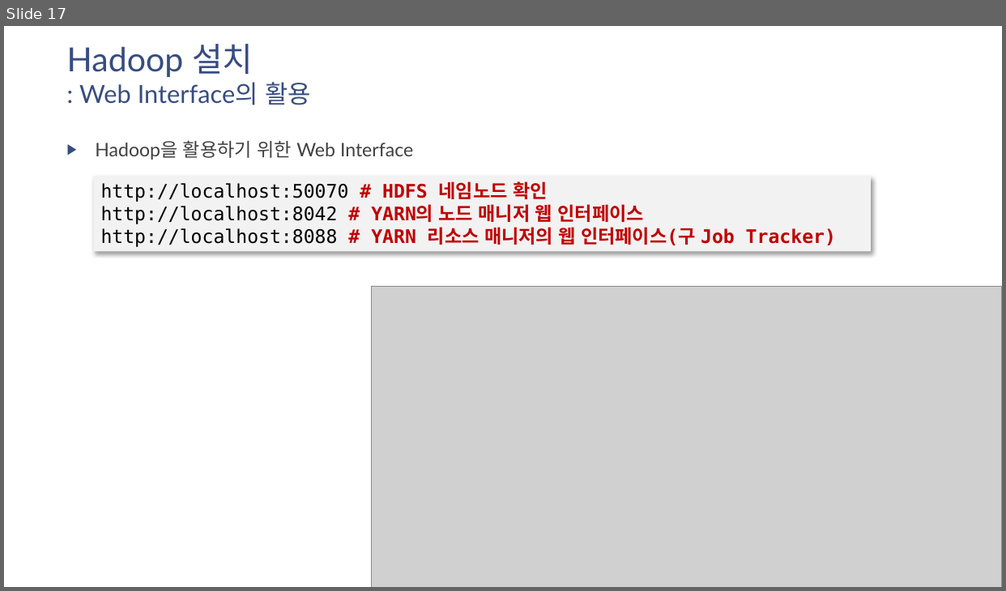
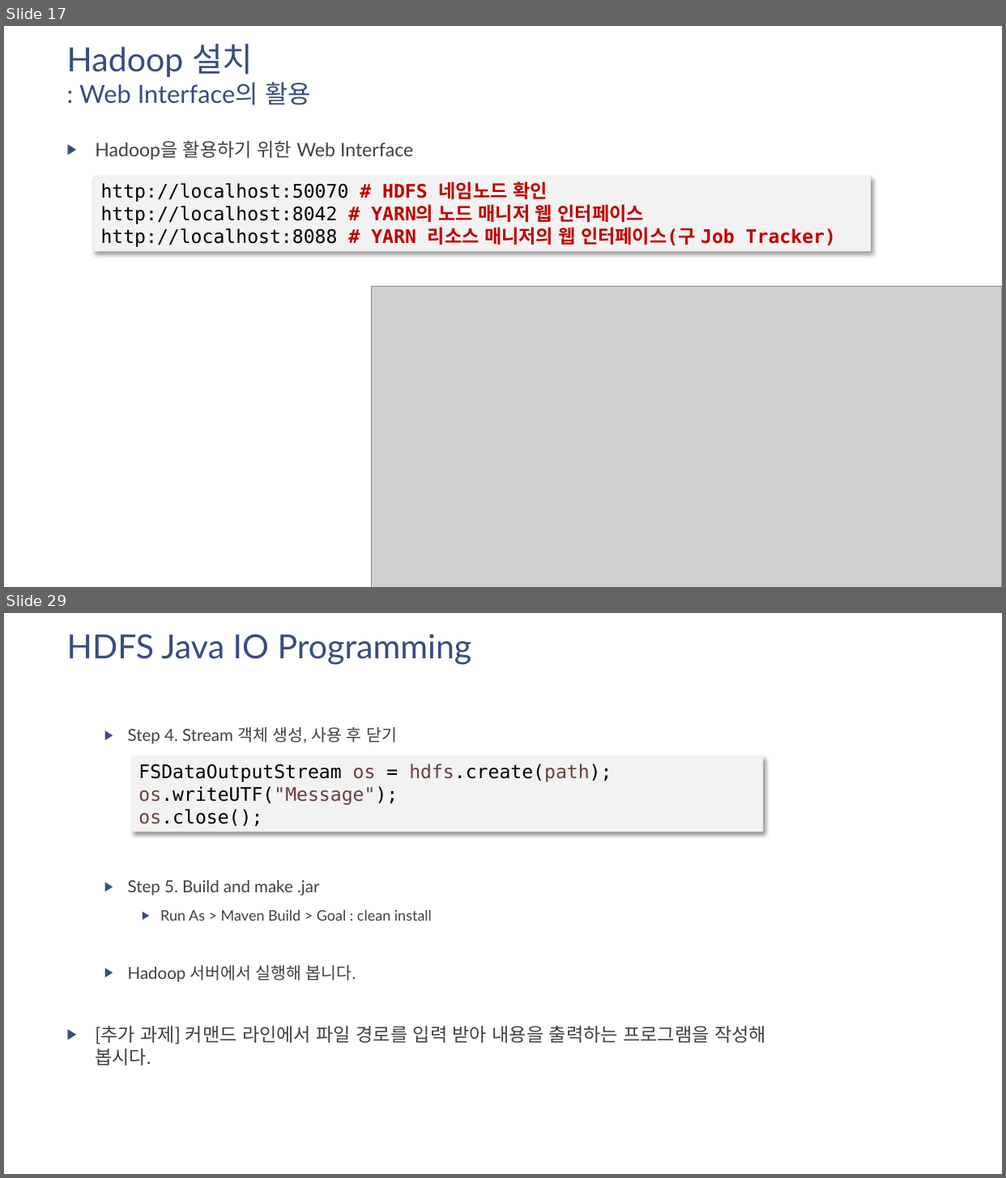
Before and after one commit to namsk/datascience-lecture-draft, a slide deck: slides/drafts/07-install-hadoop-on-centos7.pptx. Shown one above the other, each under a label of ours: slide 17 before the commit, slides 17 and 29 after it; the slides between them are not shown. The pictures are 1006x591 and 1006x1178 pixels, drawn with LibreOffice and Linux fonts; fonts in the diff are those of the drawing; grey boxes stand for pictures. Boxes give left, top, right and bottom in pixels: in the first picture for what was removed or moved away, otherwise in the second. Text is boxed around its words. In the diff, an @@ line names an element or a change of style, - is before the commit and + after.

```diff
--- a/slides/drafts/07-install-hadoop-on-centos7.pptx
+++ b/slides/drafts/07-install-hadoop-on-centos7.pptx
@@ slide 29 added at box(4, 613, 1002, 1174), background #FFFFFF @@
@@ title added at box(67, 634, 472, 665), 32 pt, text #384C81 @@
+HDFS Java IO Programming
@@ text added at box(95, 727, 766, 1066), 16 pt, text #404040 @@
+  ▶ Step 4. Stream 객체 생성, 사용 후 닫기
+  ▶ Step 5. Build and make .jar
+    ▶ Run As > Maven Build > Goal : clean install
+  ▶ Hadoop 서버에서 실행해 봅니다.
+▶ [추가 과제] 커맨드 라인에서 파일 경로를 입력 받아 내용을 출력하는 프로그램을 작성해 봅시다.
@@ rectangle added at box(131, 756, 763, 832), fill #F2F2F2, 18 pt, text #000000 @@
+FSDataOutputStream os = hdfs.create(path);
+os.writeUTF("Message");
+os.close();
```
Also in this commit, not shown: 5 slides changed, 14 other slides added, 19 other files.
